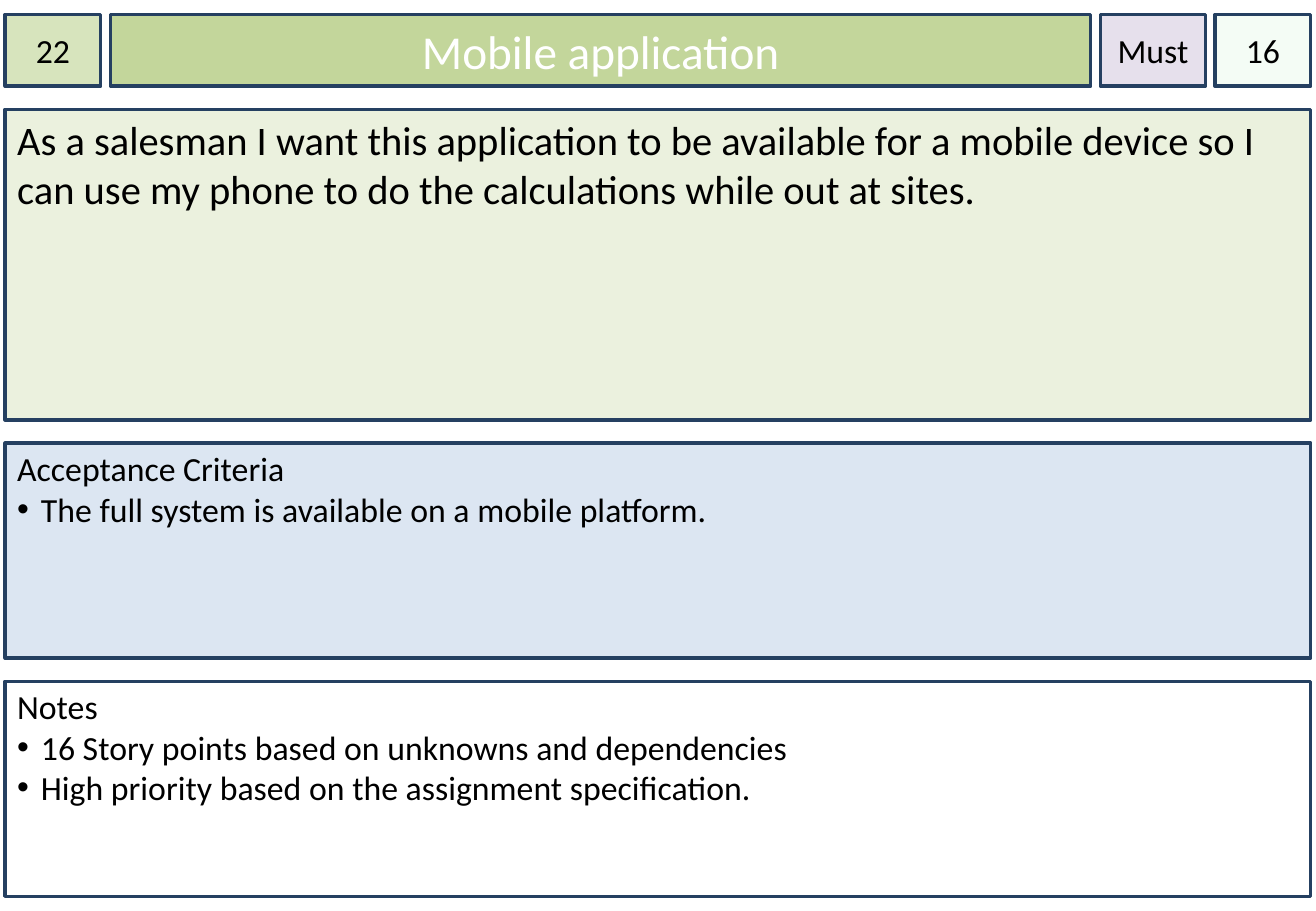
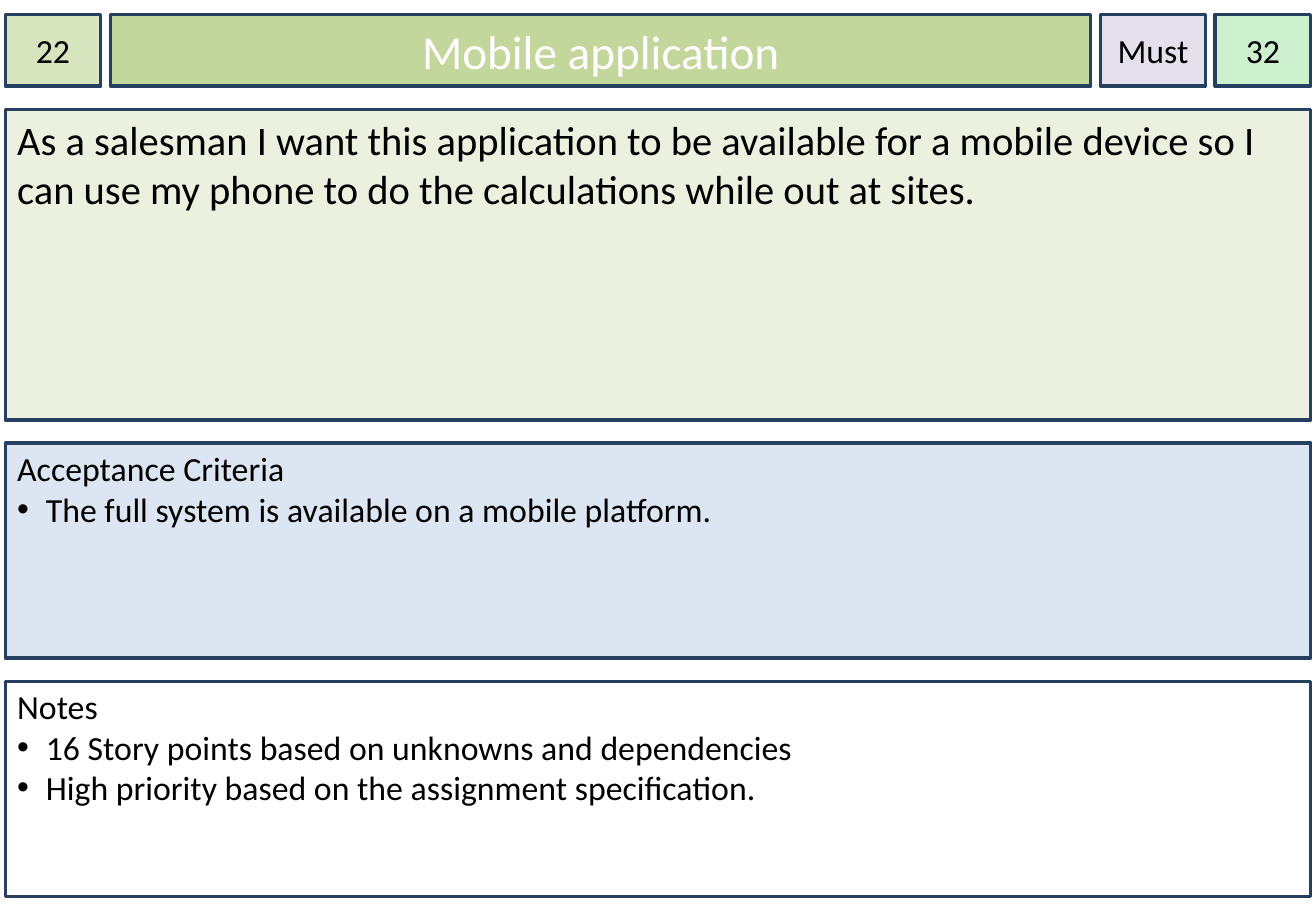
Before and after one commit to dkartaschew/anonymous-solarenergy, a slide deck: slide 22 of Documentation/User Stories.pptx. Drawn at 1316x911 pixels with LibreOffice and Linux fonts; fonts in the diff are those of the drawing. Boxes give left, top, right and bottom in pixels: in the first picture for what was removed or moved away, otherwise in the second. Text is boxed around its words. In the diff, an @@ line names an element or a change of style, - is before the commit and + after.

```diff
--- a/Documentation/User Stories.pptx
+++ b/Documentation/User Stories.pptx
@@ rectangle "32" at (1215, 15, 1311, 86): fill #CCF0CD at 20% opacity to #CCF0CD; outline #254061 2 pt to #254061 2.01 pt @@
@@ text in rectangle at (1246, 41, 1280, 64): text changed @@
-16
+32
@@ rectangle "Acceptance Criteria" at (5, 444, 1311, 659): outline #254061 2 pt to #254061 2.01 pt @@
@@ text in rectangle at (46, 498, 711, 528): indent changed @@
@@ rectangle "Notes" at (5, 682, 1311, 897): outline #254061 2 pt to #254061 2.01 pt @@
@@ text in rectangle at (46, 736, 792, 806): indent changed @@
```
Also in this commit, not shown: 32 other slides changed, 2 other files.
